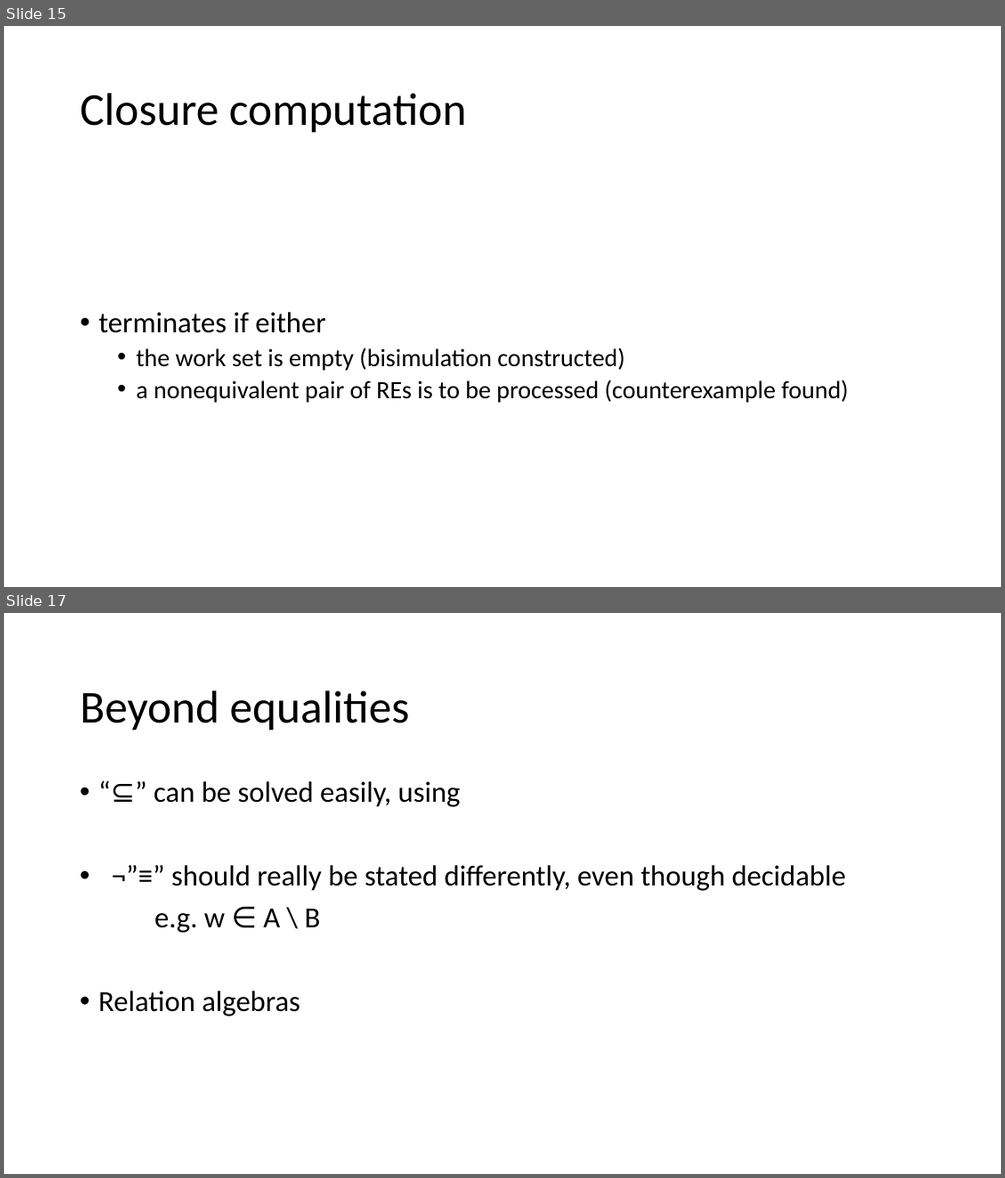
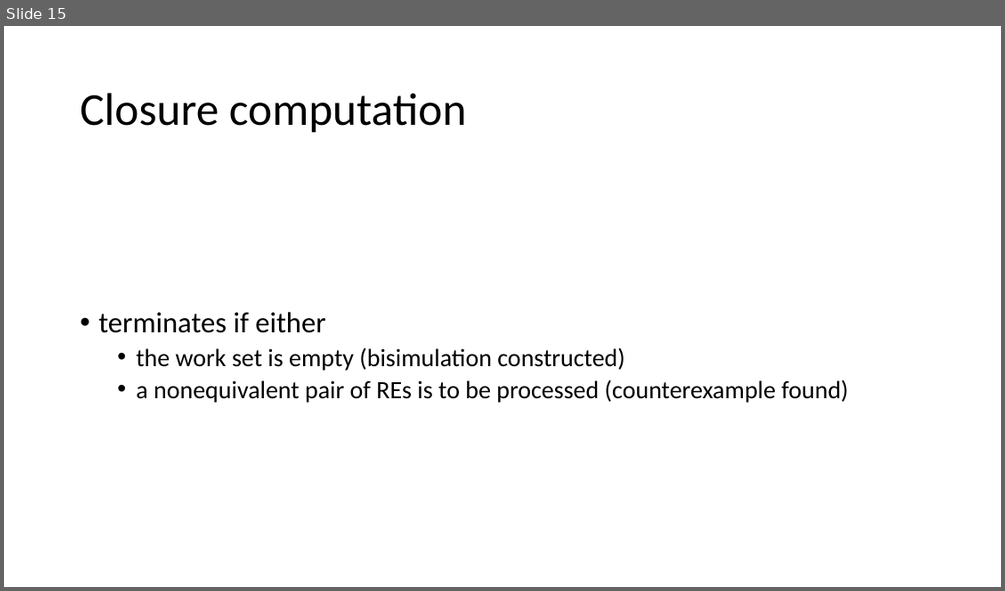
Before and after one commit to Helli/fds_seminar, a slide deck: slides.pptx. Shown one above the other, each under a label of ours: slides 15 and 17 before the commit, slide 15 after it; the slides between them are not shown. The pictures are 1005x1178 and 1005x591 pixels, drawn with LibreOffice and Linux fonts; fonts in the diff are those of the drawing. Boxes give left, top, right and bottom in pixels: in the first picture for what was removed or moved away, otherwise in the second. Text is boxed around its words. In the diff, an @@ line names an element or a change of style, - is before the commit and + after.

```diff
--- a/slides.pptx
+++ b/slides.pptx
@@ slide 17 removed at (x1=4, y1=613, x2=1001, y2=1174), background #FFFFFF @@
@@ title removed at (x1=80, y1=690, x2=410, y2=730) @@
-Beyond equalities
@@ text removed at (x1=98, y1=781, x2=846, y2=1016) @@
-• “⊆” can be solved easily, using
-• ¬”≡” should really be stated differently, even though decidable
-e.g. w ∈ A \ B
-• Relation algebras
```
Also in this commit, not shown: 2 slides added, 4 other slides removed.
